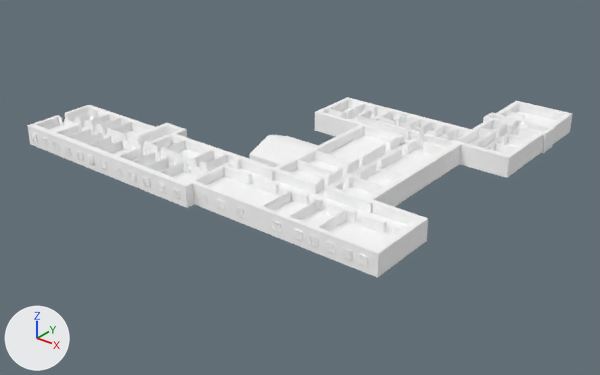
Two versions of the glTF model models/meshes/floor_5_right.glb, one commit apart.
Before and after are seen from a 50 mm camera at (194.9, -108.0, 69.5) aimed at (93.3, 19.0, -9.2). Every picture has the same lights, and +X, +Y and +Z are marked at lower left. The first picture is the older version. Where no turn or scale is listed for an object, it has been applied to the vertices. Vertices at exactly the same position are counted once.

Before the edit, the objects in view are built like this:
```python
me_mesh_0_060 = bpy.data.meshes.new('Mesh_0.060')
me_mesh_0_060.from_pydata(...)  # 2648 vertices, 5002 faces; spans x 46.7..134.8, y -15.7..63.7, z 0.0..4.3
me_mesh_0_060.materials.append(mat_defaultmaterial_060)  # white #ffffff
ob_submesh_0 = bpy.data.objects.new('SubMesh_0', me_mesh_0_060)
ob_submesh_0.location = (0.0, 0.0, 0.0)
```
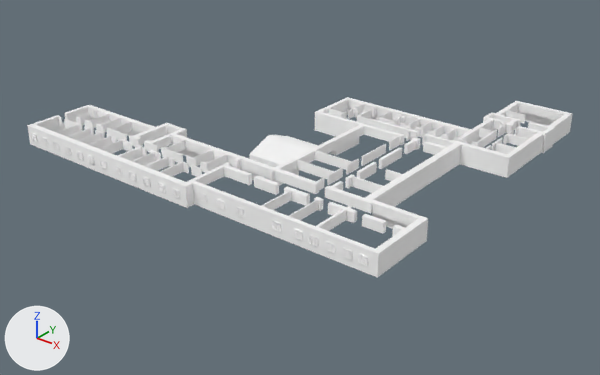
The newer file is also turned or shifted as a whole; pictures and numbers use the older file's frame.

Boxes (x1, y1, x2, y2) around the edits, measured in the pictures (600 x 375 px):
part 1 of me_mesh_0_060, deleted: before (49, 108, 556, 248)

What changed in the scene script:
```text
Change me_mesh_0_060:
    used by ob_submesh_0; location = (0.0, 0.0, 0.0)
    remove me_mesh_0_060.from_pydata(...)  # 2648 vertices, 5002 faces; spans x 46.7..134.8, y -15.7..63.7, z 0.0..4.3
    add me_mesh_0_060.from_pydata(...)  # 2646 vertices, 4483 faces; spans x 46.7..134.8, y -15.7..63.7, z 0.0..4.3
    me_mesh_0_060 part 1
    2 vertices are removed from x 117.3, y 13.1..13.4, z 2.4
    519 faces are deleted
```
